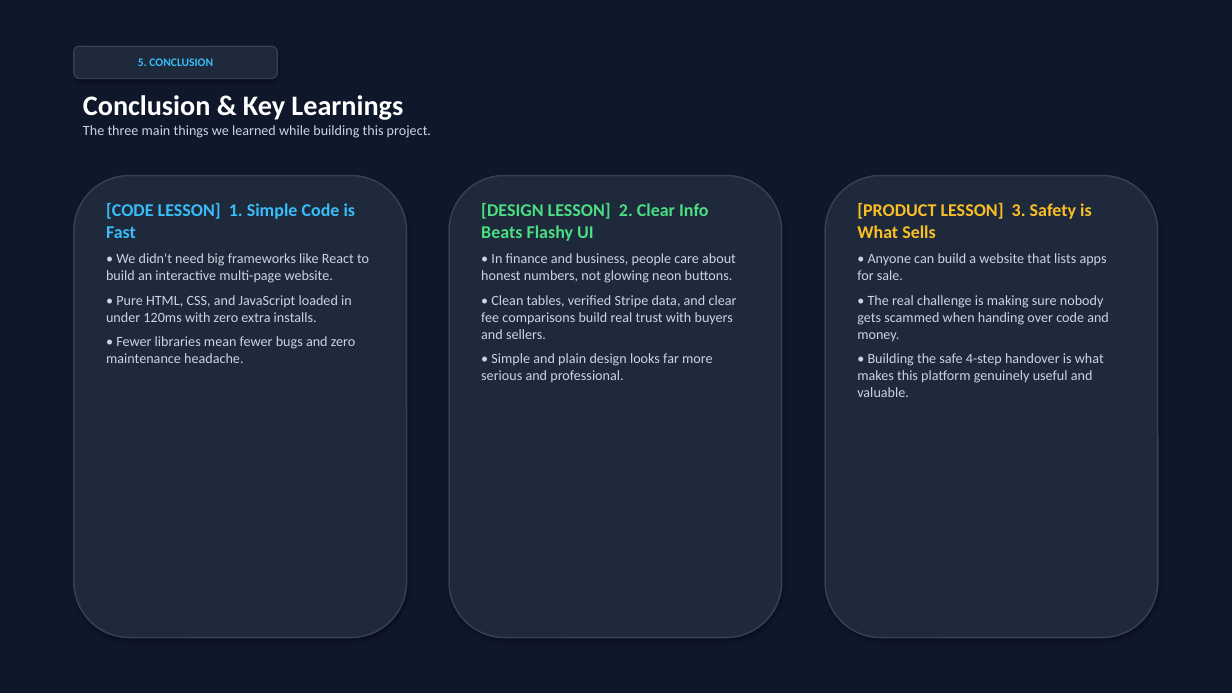
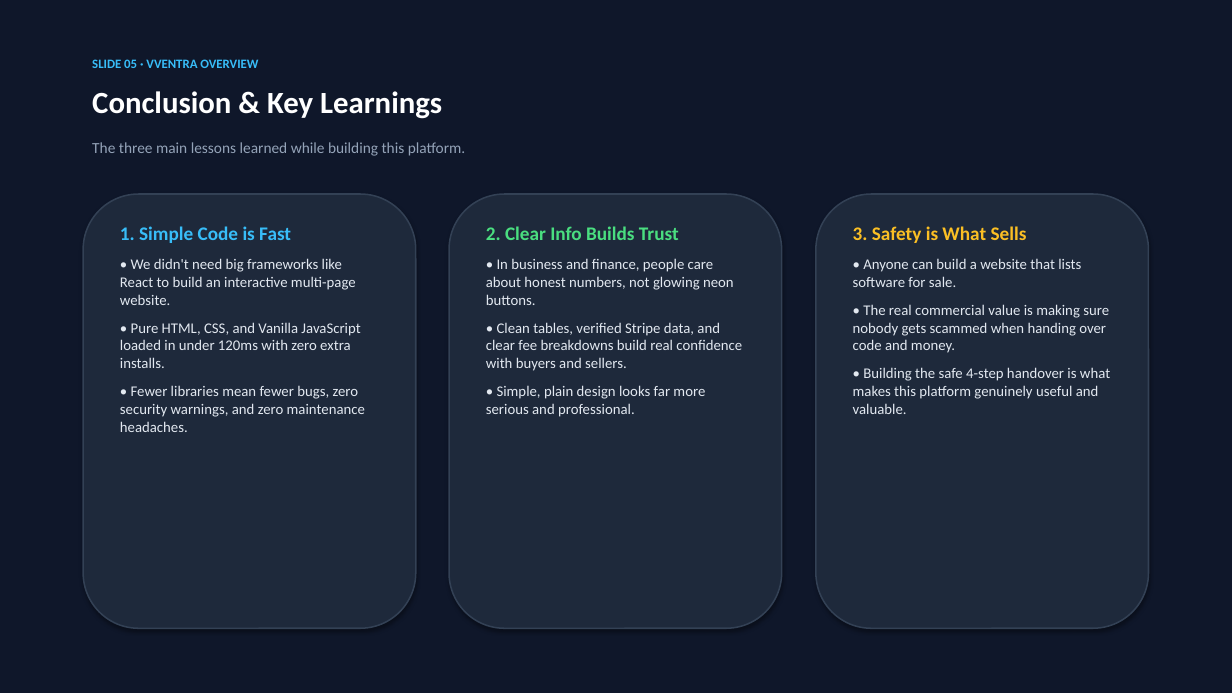
Before and after one commit to rohithagarwal/vventra, a slide deck: slide 6 of vventra_presentation.pptx. Drawn at 1232x693 pixels with LibreOffice and Linux fonts; fonts in the diff are those of the drawing. Boxes give left, top, right and bottom in pixels: in the first picture for what was removed or moved away, otherwise in the second. Text is boxed around its words. In the diff, an @@ line names an element or a change of style, - is before the commit and + after.

Commit message:
Generate clean, quiet, uncluttered PowerPoint presentation

```diff
--- a/vventra_presentation.pptx
+++ b/vventra_presentation.pptx
@@ rounded rectangle removed at (74,46,277,79) @@
-5. CONCLUSION
@@ text added at (92,59,258,68), 10 pt, text #38BDF8, bold @@
+SLIDE 05 · VVENTRA OVERVIEW
@@ text "Conclusion & Key Learnings": place and size @@
-text "Conclusion & Key Learnings" at (83,95,431,138)
+text "Conclusion & Key Learnings" at (92,91,442,119)
@@ text "Conclusion & Key Learnings" at (92,91,442,119): size 22 to 24 pt @@
@@ text at (83,125,431,138): paragraph removed @@
-The three main things we learned while building this project.
@@ text added at (92,142,466,156), 12 pt, text #94A3B8 @@
+The three main lessons learned while building this platform.
@@ rounded rectangle: place and size @@
-rounded rectangle at (74,176,407,638)
+rounded rectangle at (83,194,416,628)
@@ rounded rectangle: place and size @@
-rounded rectangle at (449,176,782,638)
+rounded rectangle at (449,194,782,628)
@@ rounded rectangle: place and size @@
-rounded rectangle at (825,176,1158,638)
+rounded rectangle at (816,194,1149,628)
@@ text "1. Simple Code is Fast": place and size @@
-text "1. Simple Code is Fast" at (106,203,369,363)
+text "1. Simple Code is Fast" at (120,226,365,432)
@@ text at (120,226,291,243): text changed; size 14 to 15 pt @@
-[CODE LESSON] 1. Simple Code is Fast
+1. Simple Code is Fast
@@ text at (486,226,742,417): text changed; size 11 to 11.5 pt; text colour #CBD5E1 to #E2E8F0 @@
-[DESIGN LESSON] 2. Clear Info Beats Flashy UI
-• In finance and business, people care about honest numbers, not glowing neon buttons.
-• Clean tables, verified Stripe data, and clear fee comparisons build real trust with buyers and sellers.
-• Simple and plain design looks far more serious and professional.
+2. Clear Info Builds Trust
+• In business and finance, people care about honest numbers, not glowing neon buttons.
+• Clean tables, verified Stripe data, and clear fee breakdowns build real confidence with buyers and sellers.
+• Simple, plain design looks far more serious and professional.
@@ text "3. Safety is What Sells": place and size @@
-text "3. Safety is What Sells" at (857,203,1109,397)
+text "3. Safety is What Sells" at (853,226,1110,414)
@@ text at (853,226,1109,353): text changed; size 11 to 11.5 pt; text colour #CBD5E1 to #E2E8F0 @@
-[PRODUCT LESSON] 3. Safety is What Sells
-• Anyone can build a website that lists apps for sale.
-• The real challenge is making sure nobody gets scammed when handing over code and money.
+3. Safety is What Sells
+• Anyone can build a website that lists software for sale.
+• The real commercial value is making sure nobody gets scammed when handing over code and money.
@@ text at (120,258,356,305): size 11 to 11.5 pt, text colour #CBD5E1 to #E2E8F0 in "• We didn't need big frameworks like ..."; more space between paragraphs @@
@@ text at (120,322,365,432): text changed; size 11 to 11.5 pt; text colour #CBD5E1 to #E2E8F0 @@
-• Pure HTML, CSS, and JavaScript loaded in under 120ms with zero extra installs.
-• Fewer libraries mean fewer bugs and zero maintenance headache.
+• Pure HTML, CSS, and Vanilla JavaScript loaded in under 120ms with zero extra installs.
+• Fewer libraries mean fewer bugs, zero security warnings, and zero maintenance headaches.
@@ text at (853,367,1110,414): size 11 to 11.5 pt, text colour #CBD5E1 to #E2E8F0 in "• Building the safe 4-step handover is ..."; more space between paragraphs @@
```
Also in this commit, not shown: 5 other slides changed, 1 other file.
